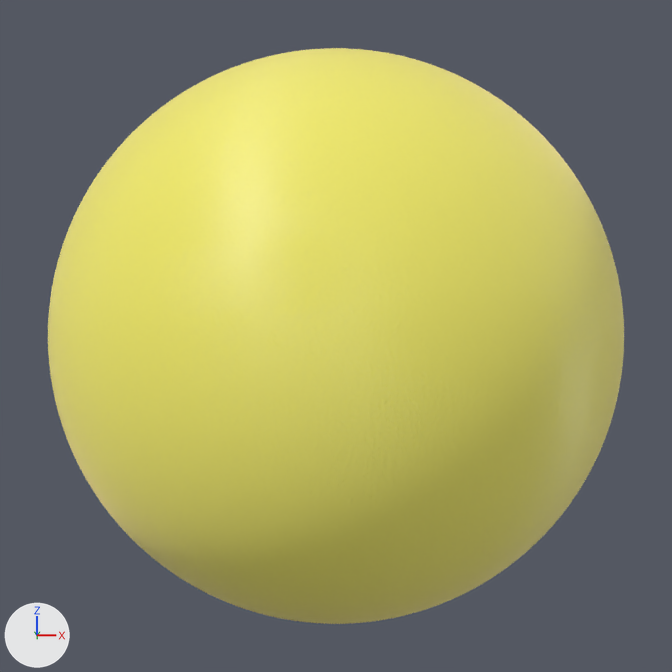
Two versions of the Blender file MaterialsAndTextures/TextilesAndFabric/crepe_satin_1k.blend, one commit apart.
Rendered twice from the file's camera 'Camera'. The lights are fixed; the arrows at lower left show +X, +Y and +Z. The first picture is the older version.

The scene before the commit, as lines of its bpy script (objects in view):
```python
ob_sphere = bpy.data.objects.new('Sphere', me_sphere)
ob_sphere.location = (0.0, 0.0, 0.0)
```
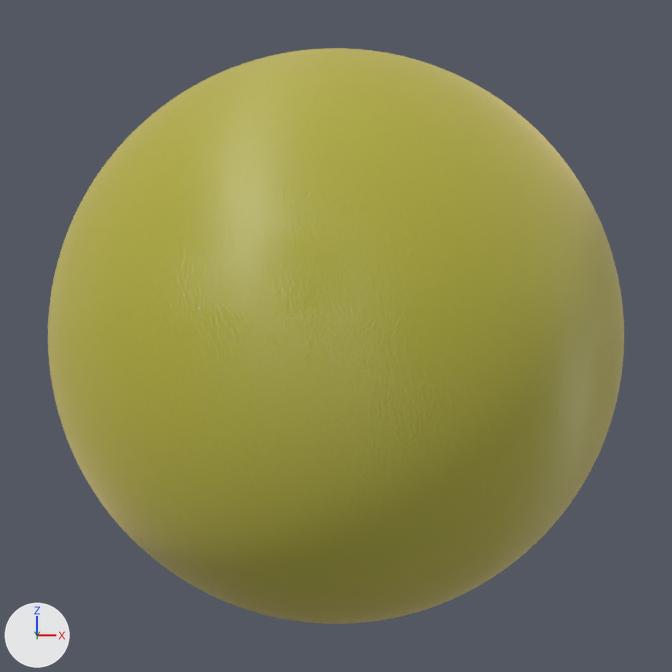
Scene script edits in JSON lines:
```json
{"op": "remove", "block": "mat_crepesatin_rgb", "code": "n12 = _N.new('ShaderNodeValToRGB'); n12.name = 'Color Ramp'"}
{"op": "remove", "block": "mat_crepesatin_rgb", "code": "while len(n12.color_ramp.elements) > 1: n12.color_ramp.elements.remove(n12.color_ramp.elements[-1])"}
{"op": "remove", "block": "mat_crepesatin_rgb", "code": "n12.color_ramp.elements[0].position = 1.0; n12.color_ramp.elements[0].color = (1.0, 0.952, 0.169, 1.0)"}
{"op": "add", "block": "mat_crepesatin_rgb", "code": "n13 = _N.new('ShaderNodeMix'); n13.name = 'Mix'"}
{"op": "add", "block": "mat_crepesatin_rgb", "code": "n13.data_type = 'RGBA'"}
{"op": "add", "block": "mat_crepesatin_rgb", "code": "n13.clamp_result = True"}
{"op": "add", "block": "mat_crepesatin_rgb", "code": "n13.inputs[0].default_value = 1.0  # 'Factor'"}
{"op": "add", "block": "mat_crepesatin_rgb", "code": "n13.inputs[7].default_value = (0.5, 0.48, 0.0426, 1.0)  # 'B', yellow #bcb83a"}
{"block": "mat_crepesatin_rgb", "where": "n1 = _N.new('ShaderNodeBsdfPrincipled'); n1.name = 'Principled BSDF.001'"}
{"op": "remove", "block": "mat_crepesatin_rgb", "code": "_L.new(n12.outputs[0], n1.inputs[0])  # 'Color' to 'Base Color'"}
{"block": "mat_crepesatin_rgb", "where": "n6 = _N.new('ShaderNodeTexImage'); n6.name = 'diff'"}
{"op": "remove", "block": "mat_crepesatin_rgb", "code": "_L.new(n6.outputs[0], n12.inputs[0])  # 'Color' to 'Factor'"}
{"op": "add", "block": "mat_crepesatin_rgb", "code": "_L.new(n13.outputs[2], n1.inputs[0])  # 'Result' to 'Base Color'"}
{"op": "add", "block": "mat_crepesatin_rgb", "code": "_L.new(n6.outputs[0], n13.inputs[6])  # 'Color' to 'A'"}
```

Pixel boxes [x1, y1, x2, y2] of what changed, in the pictures (672 x 672 px):
```json
{"object": "Sphere", "change": "recoloured", "before": [48, 48, 624, 624], "after": [48, 48, 624, 624], "on screen": "darker"}
```
